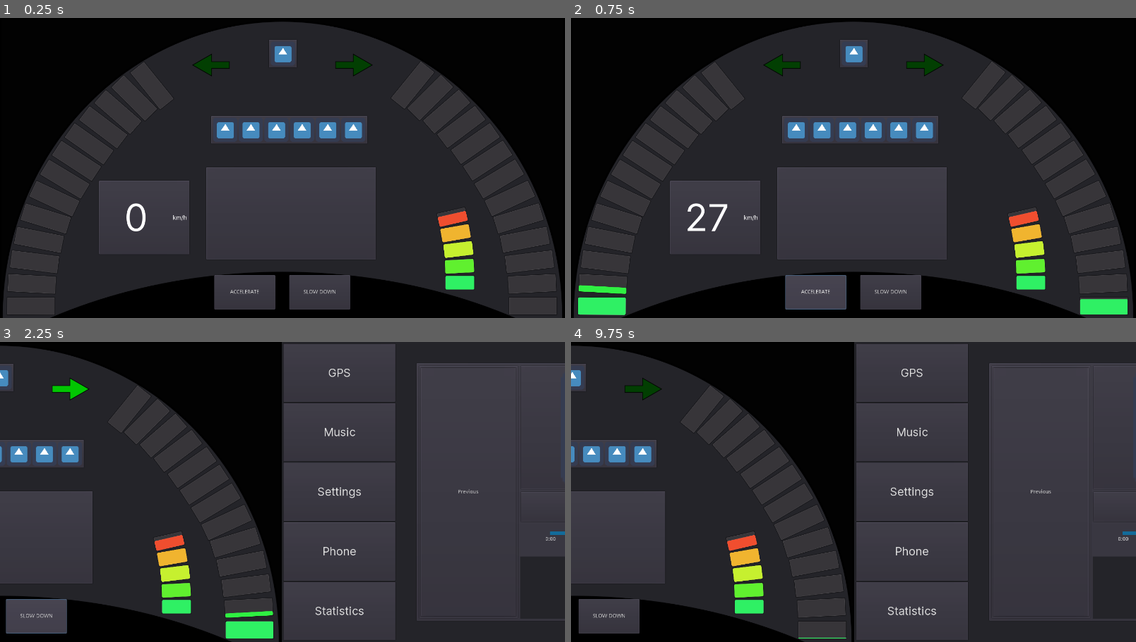
Above: before the commit, frames 1-4 (two rows, left to right).
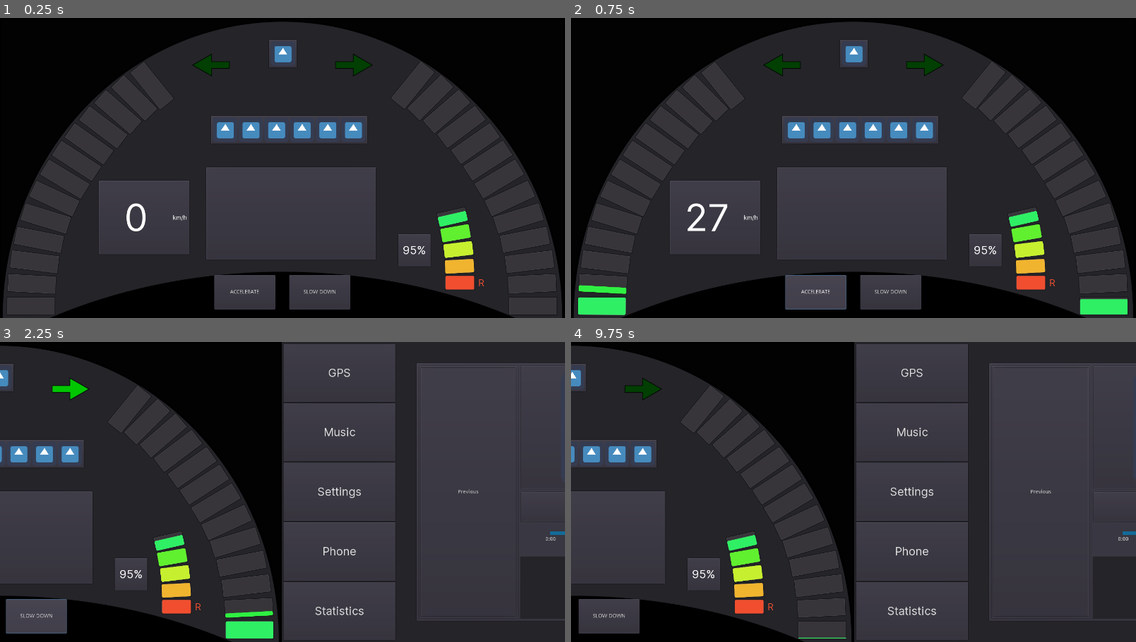
Above: after the commit, the same moments.

Repository: przadkap/car-dashboard
Game: Godot game, scene res://BTWScreen/BehindTheWheelScreen.tscn
Two runs of this game, one before a commit and one after it. Both use one fixed random seed, a clock stepped at 60 frames per second and the inputs below. The engine's default icon, where the game draws it, is replaced by a stand-in: a white triangle on a blue panel in a dark square. Sound files missing from this copy of the repository are replaced by a short silence.
Inputs (mouse positions are in pixels of both pictures, inside the frame that each line leads up to):
- Up to frame 1 (0.25 s): no input
- Up to frame 2 (0.75 s): click "ACCELERATE" at 0.5 s
- Up to frame 3 (2.25 s): click "SLOW DOWN" at 1.25 s; tap Enter at 2 s; hold Right from 2.03 s (still down); tap 0 at 2.1 s
- Up to frame 4 (9.75 s): release Right at 2.75 s; click "Next" at 2.75 s; click "Next" at 3.5 s; click "GPS" at 4.25 s; click "Phone" at 5 s; click "Statistics" at 5.75 s; click "Previous" at 6.5 s; click "Music" at 7.25 s; click "Settings" at 8 s; click (910, 588) at 8.75 s; tap Space at 9.5 s; hold Left from 9.53 s (still down); tap 1 at 9.6 s

The runs differ from the first frame. In frame 1, 1.3% of the frame differs, in the area x 70-86%, y 64-91%; in frame 2, 1.3%; in frame 3, 1.3%; in frame 4, 1.3%, in the area x 20-36%, y 64-91%.

Commit message:
add fuel digits, reserve, invertec colors

Diff:
--- a/Car Dashboard/BTWScreen/BehindTheWheelScreen.tscn
+++ b/Car Dashboard/BTWScreen/BehindTheWheelScreen.tscn
@@ -17,25 +17,34 @@
 [ext_resource path="res://MMScreen/contents/MusicPlayer.tscn" type="PackedScene" id=15]
 [ext_resource path="res://MMScreen/styleboxes/multimedia_sidebar.tres" type="StyleBox" id=16]
 [ext_resource path="res://BTWScreen/SpeedDigits.gd" type="Script" id=17]
+[ext_resource path="res://BTWScreen/FuelDigits.gd" type="Script" id=18]
 [ext_resource path="res://BTWScreen/MultimediaScreen.gd" type="Script" id=19]
 
-[sub_resource type="DynamicFont" id=5]
+[sub_resource type="DynamicFont" id=1]
 size = 100
 font_data = ExtResource( 7 )
 
+[sub_resource type="DynamicFont" id=2]
+font_data = ExtResource( 7 )
+
+[sub_resource type="StyleBoxEmpty" id=3]
+
+[sub_resource type="StyleBoxEmpty" id=4]
+
+[sub_resource type="DynamicFont" id=5]
+size = 30
+font_data = ExtResource( 7 )
+
 [sub_resource type="DynamicFont" id=6]
-font_data = ExtResource( 7 )
-
-[sub_resource type="StyleBoxEmpty" id=1]
-
-[sub_resource type="StyleBoxEmpty" id=2]
-
-[sub_resource type="DynamicFont" id=3]
 size = 50
 font_data = ExtResource( 7 )
 
-[sub_resource type="DynamicFont" id=4]
+[sub_resource type="DynamicFont" id=7]
 size = 30
+font_data = ExtResource( 7 )
+
+[sub_resource type="DynamicFont" id=8]
+size = 25
 font_data = ExtResource( 7 )
 
 [node name="App" type="Control"]
@@ -118,24 +127,24 @@
 
 [node name="Speed" type="Label" parent="BTWScreen/SpeedDigits/HBoxContainer"]
 margin_top = 32.0
-margin_right = 188.0
+margin_right = 187.0
 margin_bottom = 154.0
 size_flags_horizontal = 3
 size_flags_vertical = 6
 size_flags_stretch_ratio = 5.0
-custom_fonts/font = SubResource( 5 )
+custom_fonts/font = SubResource( 1 )
 text = "16"
 align = 1
 valign = 1
 
 [node name="Units" type="Label" parent="BTWScreen/SpeedDigits/HBoxContainer"]
-margin_left = 192.0
+margin_left = 191.0
 margin_top = 83.0
-margin_right = 230.0
+margin_right = 229.0
 margin_bottom = 103.0
 size_flags_horizontal = 3
 size_flags_vertical = 6
-custom_fonts/font = SubResource( 6 )
+custom_fonts/font = SubResource( 2 )
 text = "km/h"
 
 [node name="LEDs" type="PanelContainer" parent="BTWScreen"]
@@ -742,6 +751,26 @@
 wait_time = 0.01
 autostart = true
 
+[node name="FuelDigits" type="PanelContainer" parent="BTWScreen"]
+margin_left = 1054.61
+margin_top = 575.145
+margin_right = 1144.61
+margin_bottom = 664.145
+script = ExtResource( 18 )
+__meta__ = {
+"_edit_use_anchors_": false
+}
+
+[node name="Percentage" type="Label" parent="BTWScreen/FuelDigits"]
+margin_left = 7.0
+margin_top = 25.0
+margin_right = 84.0
+margin_bottom = 63.0
+custom_fonts/font = SubResource( 5 )
+text = "100%"
+align = 1
+valign = 1
+
 [node name="MultimediaScreen" type="Control" parent="."]
 margin_left = 1500.0
 margin_right = 3000.0
@@ -852,7 +881,7 @@
 rect_min_size = Vector2( 0, 130 )
 focus_mode = 1
 size_flags_vertical = 3
-custom_fonts/font = SubResource( 4 )
+custom_fonts/font = SubResource( 7 )
 enabled_focus_mode = 1
 text = "GPS"
 
@@ -863,7 +892,7 @@
 rect_min_size = Vector2( 0, 130 )
 focus_mode = 1
 size_flags_vertical = 3
-custom_fonts/font = SubResource( 4 )
+custom_fonts/font = SubResource( 7 )
 enabled_focus_mode = 1
 text = "Music"
 
@@ -874,7 +903,7 @@
 rect_min_size = Vector2( 0, 130 )
 focus_mode = 1
 size_flags_vertical = 3
-custom_fonts/font = SubResource( 4 )
+custom_fonts/font = SubResource( 7 )
 enabled_focus_mode = 1
 text = "Settings"
 
@@ -885,7 +914,7 @@
 rect_min_size = Vector2( 0, 130 )
 focus_mode = 1
 size_flags_vertical = 3
-custom_fonts/font = SubResource( 4 )
+custom_fonts/font = SubResource( 7 )
 enabled_focus_mode = 1
 text = "Phone"
 
@@ -896,7 +925,7 @@
 rect_min_size = Vector2( 0, 130 )
 focus_mode = 1
 size_flags_vertical = 3
-custom_fonts/font = SubResource( 4 )
+custom_fonts/font = SubResource( 7 )
 enabled_focus_mode = 1
 text = "Statistics"
 
@@ -907,7 +936,7 @@
 margin_bottom = 800.0
 rect_min_size = Vector2( 0, 130 )
 size_flags_vertical = 3
-custom_fonts/font = SubResource( 4 )
+custom_fonts/font = SubResource( 7 )
 text = "GPS"
 
 [node name="Content" type="PanelContainer" parent="MultimediaScreen/PanelContainer/SideSeparator"]
@@ -923,18 +952,33 @@
 
 [node name="MusicAudio" type="AudioStreamPlayer" parent="MultimediaScreen"]
 volume_db = -10.0
+
+[node name="Reserve" type="Label" parent="."]
+margin_left = 1262.88
+margin_top = 690.439
+margin_right = 1293.88
+margin_bottom = 722.439
+custom_fonts/font = SubResource( 8 )
+custom_colors/font_color = Color( 0.945098, 0.309804, 0.188235, 1 )
+text = "R"
+align = 1
+valign = 1
+__meta__ = {
+"_edit_use_anchors_": false
+}
+[connection signal="turn_left" from="." to="BTWScreen/TurnRight" method="_on_App_turn_off"]
 [connection signal="turn_left" from="." to="BTWScreen/TurnLeft" method="_on_App_turn_left"]
-[connection signal="turn_left" from="." to="BTWScreen/TurnRight" method="_on_App_turn_off"]
+[connection signal="turn_off" from="." to="BTWScreen/TurnRight" method="_on_App_turn_off"]
 [connection signal="turn_off" from="." to="BTWScreen/TurnLeft" method="_on_App_turn_off"]
-[connection signal="turn_off" from="." to="BTWScreen/TurnRight" method="_on_App_turn_off"]
+[connection signal="turn_right" from="." to="BTWScreen/TurnRight" method="_on_App_turn_right"]
 [connection signal="turn_right" from="." to="BTWScreen/TurnLeft" method="_on_App_turn_off"]
-[connection signal="turn_right" from="." to="BTWScreen/TurnRight" method="_on_App_turn_right"]
 [connection signal="speed_changed" from="BTWScreen/Accelerometer" to="BTWScreen/SpeedDigits" method="_on_Accelerometer_speed_changed"]
 [connection signal="speed_changed" from="BTWScreen/Accelerometer" to="BTWScreen/Tachometer" method="_on_Accelerometer_speed_changed"]
 [connection signal="timeout" from="BTWScreen/TurnLeft/TurnTimer" to="BTWScreen/TurnLeft" method="_on_TurnTimer_timeout"]
 [connection signal="timeout" from="BTWScreen/TurnRight/TurnTimer" to="BTWScreen/TurnRight" method="_on_TurnTimer_timeout"]
 [connection signal="pressed" from="BTWScreen/AccelerateButton" to="BTWScreen/Accelerometer" method="_on_Accelerate_pressed"]
 [connection signal="pressed" from="BTWScreen/AccelerateButton2" to="BTWScreen/Accelerometer" method="_on_Decelerate_pressed"]
+[connection signal="fuel_changed" from="BTWScreen/FuelMeter" to="BTWScreen/FuelDigits" method="_on_FuelMeter_fuel_changed"]
 [connection signal="timeout" from="BTWScreen/SpeedCheck" to="BTWScreen/Accelerometer" method="_on_SpeedCheck_timeout"]
 [connection signal="music_toggled" from="MultimediaScreen" to="MultimediaScreen/PanelContainer/SideSeparator/Content/MusicPlayer" method="_on_MultimediaScreen_music_toggled"]
 [connection signal="song_data_changed" from="MultimediaScreen" to="MultimediaScreen/PanelContainer/SideSeparator/Content/MusicPlayer" method="_on_MultimediaScreen_song_data_changed"]
--- /dev/null
+++ b/Car Dashboard/BTWScreen/FuelDigits.gd
@@ -0,0 +1,20 @@
+extends PanelContainer
+
+
+# Declare member variables here. Examples:
+# var a = 2
+# var b = "text"
+
+
+# Called when the node enters the scene tree for the first time.
+func _ready():
+	pass # Replace with function body.
+
+
+# Called every frame. 'delta' is the elapsed time since the previous frame.
+#func _process(delta):
+#	pass
+
+
+func _on_FuelMeter_fuel_changed(new_fuel):
+	$Percentage.text = str(new_fuel) + "%"
--- a/Car Dashboard/BTWScreen/FuelMeter/FuelMeter.gd
+++ b/Car Dashboard/BTWScreen/FuelMeter/FuelMeter.gd
@@ -4,7 +4,9 @@
 # Declare member variables here. Examples:
 # var a = 2
 # var b = "text"
-var meter_levels = [1, 4, 7, 10, 13]
+var meter_levels = [13, 10, 7, 4, 1]
+
+signal fuel_changed
 
 # Called when the node enters the scene tree for the first time.
 func _ready():
@@ -17,6 +19,7 @@
 #func _process(delta):
 #	pass
 func fuel_changed(new_fuel):
+	emit_signal("fuel_changed", new_fuel)
 	for segment in get_children():
 		print(segment.get_index())
 		if new_fuel >= (segment.get_index() + 1) * 20:
@@ -25,7 +28,7 @@
 			segment.value = new_fuel -  (segment.get_index() * 20)
 		else:
 			 break # not sure if good idea
-	pass
+
 
 
 
Not shown: 9 places in Car Dashboard/BTWScreen/BehindTheWheelScreen.tscn that only renumber resources
